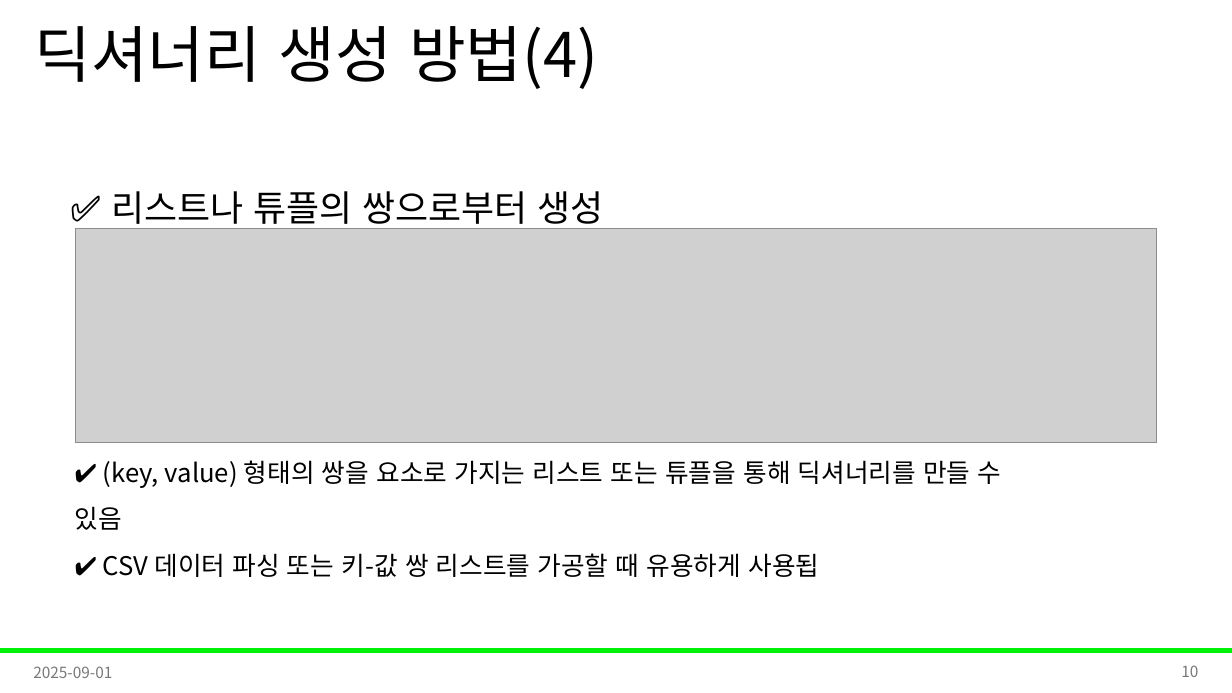
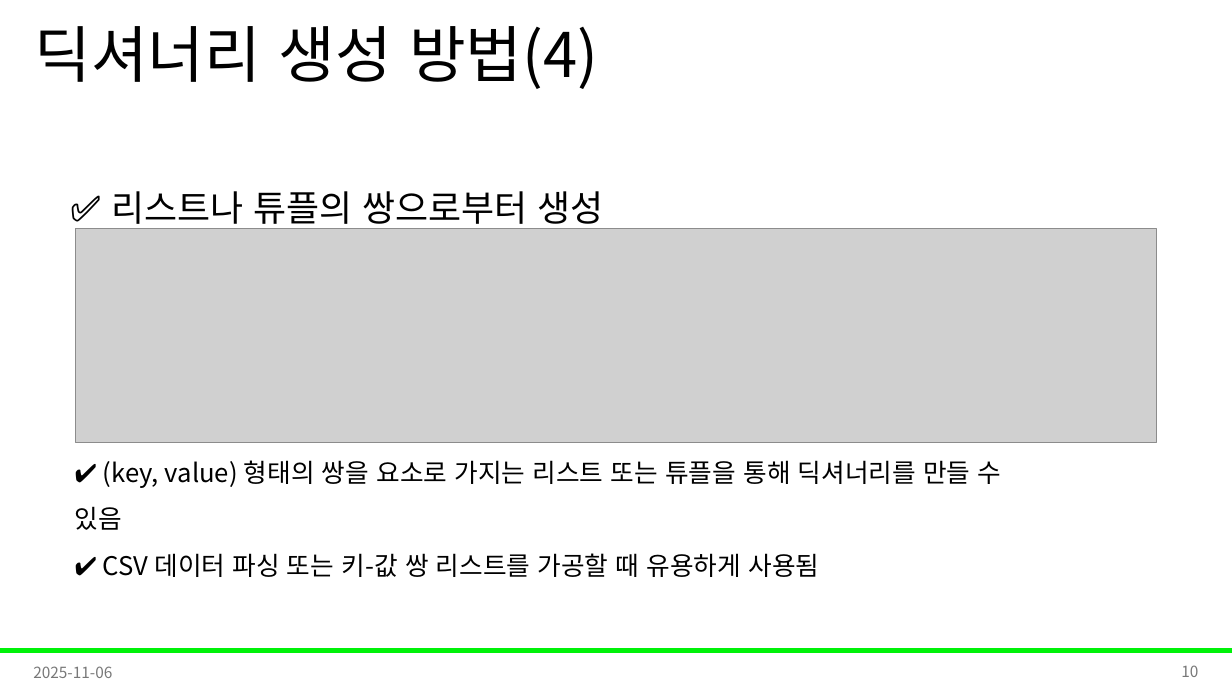
Before and after one commit to Leader-Lesson/KDT_RE_5th, a slide deck: slide 10 of material/2_Python/07_딕셔너리.pptx. Drawn at 1232x693 pixels with LibreOffice and Linux fonts; fonts in the diff are those of the drawing; grey boxes stand for pictures; background and template pictures are left out. Boxes give left, top, right and bottom in pixels: in the first picture for what was removed or moved away, otherwise in the second. Text is boxed around its words. In the diff, an @@ line names an element or a change of style, - is before the commit and + after.

```diff
--- a/material/2_Python/07_딕셔너리.pptx
+++ b/material/2_Python/07_딕셔너리.pptx
@@ text at bbox=[103, 553, 819, 577]: text changed @@
-✔️ CSV 데이터 파싱 또는 키-값 쌍 리스트를 가공할 때 유용하게 사용됩
+✔️ CSV 데이터 파싱 또는 키-값 쌍 리스트를 가공할 때 유용하게 사용됨
@@ text at bbox=[33, 666, 112, 678]: text changed @@
-2025-09-01
+2025-11-06
```
Also in this commit, not shown: 24 other slides changed, 4 other files.
